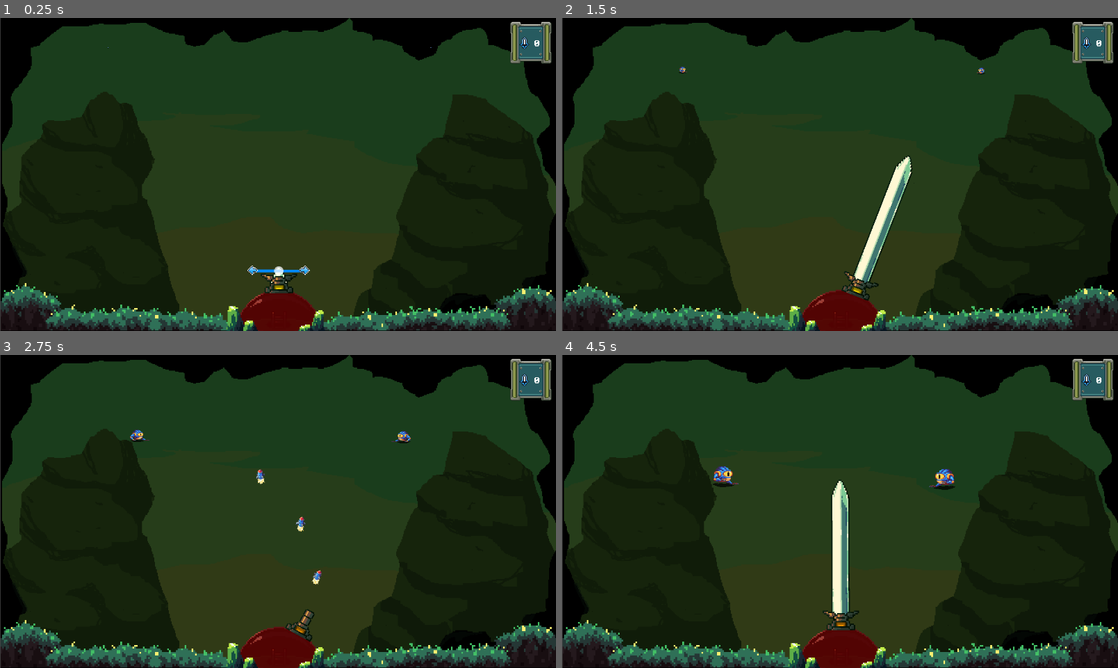
Above: before the commit, frames 1-4 (two rows, left to right).
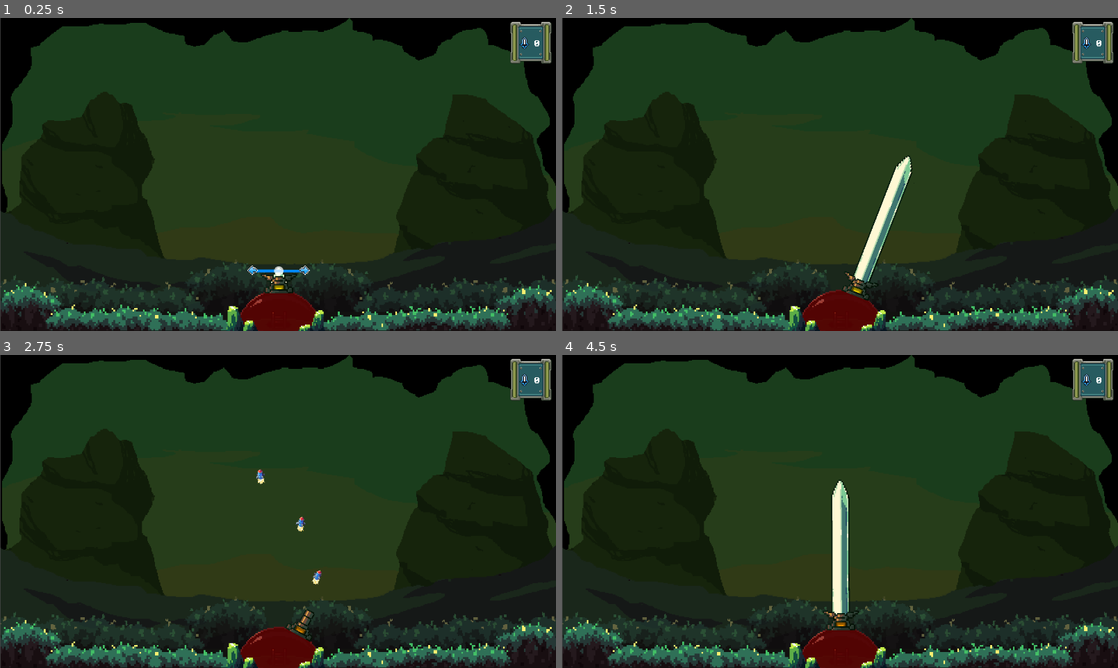
Above: after the commit, the same moments.

Repository: antoinenisoli/DomeSword_GWJ_2025
Game: Godot game, scene res://scenes/levels/game.tscn
Two runs of this game, one before a commit and one after it. Both use one fixed random seed, a clock stepped at 60 frames per second and the inputs below.
Inputs (mouse positions are in pixels of both pictures, inside the frame that each line leads up to):
- Up to frame 1 (0.25 s): no input
- Up to frame 2 (1.5 s): move the mouse to (962, 158) at 0.52 s; press the mouse at (962, 158) at 0.53 s; hold Right (move_right) 0.53-1.28 s; move the mouse to (728, 190) at 1.27 s; release the mouse at (728, 190) at 1.28 s; hold Left (move_left) from 1.28 s (still down); tap E (switch_weapon) at 1.35 s
- Up to frame 3 (2.75 s): move the mouse to (333, 442) at 2.02 s; release Left (move_left) at 2.03 s; press the mouse at (333, 442) at 2.03 s; hold Right (move_right) from 2.03 s (still down)
- Up to frame 4 (4.5 s): move the mouse to (812, 574) at 2.77 s; release the mouse at (812, 574) at 2.78 s; tap E (switch_weapon) at 2.85, 4.35 s; move the mouse to (1006, 558) at 3.52 s; release Right (move_right) at 3.53 s; press the mouse at (1006, 558) at 3.53 s; hold Left (move_left) from 3.53 s (still down); move the mouse to (673, 464) at 4.27 s; release the mouse at (673, 464) at 4.28 s

The runs differ from the first frame. In frame 1, 6.0% of the frame differs, in the area x 0-100%, y 9-98%; in frame 2, 5.9%; in frame 3, 6.1%; in frame 4, 6.4%, in the area x 0-100%, y 35-98%.

Commit message:
final background

Diff:
--- a/scenes/UI/game_ui.tscn
+++ b/scenes/UI/game_ui.tscn
@@ -209,14 +209,19 @@
 anchors_preset = 10
 anchor_right = 1.0
 offset_left = 51.0
-offset_top = 124.0
 offset_right = -36.0
-offset_bottom = 268.0
-grow_horizontal = 2
+offset_bottom = 296.0
+grow_horizontal = 2
+theme_override_fonts/normal_font = ExtResource("8_owrpm")
+theme_override_fonts/bold_font = ExtResource("4_5038c")
+theme_override_font_sizes/normal_font_size = 16
 bbcode_enabled = true
 text = "- [b]WASD / Arrow keys[/b] for controlling the active weapon
+
 - [b]Left Click / Space[/b] to use the active weapon
+
 - [b]E[/b] to switch active weapon
+
 - [b]Tab[/b] to pause the game"
 autowrap_mode = 2
 horizontal_alignment = 1
--- a/scenes/entities/frog_enemy.tscn
+++ b/scenes/entities/frog_enemy.tscn
@@ -13,7 +13,7 @@
 metadata/_custom_type_script = "uid://ckfsoeqxbgpdo"
 
 [sub_resource type="CircleShape2D" id="CircleShape2D_4ra3w"]
-radius = 16.0
+radius = 22.022715
 
 [sub_resource type="AtlasTexture" id="AtlasTexture_jr1g6"]
 atlas = ExtResource("4_56ym0")
--- a/scenes/levels/game.tscn
+++ b/scenes/levels/game.tscn
@@ -9,9 +9,8 @@
 [ext_resource type="PackedScene" uid="uid://hmo0bngnvdqj" path="res://scenes/entities/player/dome.tscn" id="7_7rg7d"]
 [ext_resource type="PackedScene" uid="uid://dvqd0ooccv04c" path="res://scenes/camera_2d.tscn" id="7_xmnyv"]
 [ext_resource type="Texture2D" uid="uid://d0oe0ioiyxgar" path="res://assets/sprites/dome/enviro/Foreground_01.png" id="9_oi2tv"]
+[ext_resource type="Texture2D" uid="uid://by7wkobibgtv7" path="res://assets/sprites/dome/enviro/background_placeholder3.png" id="10_r0gsk"]
 [ext_resource type="AudioStream" uid="uid://3ro1xk81esn2" path="res://assets/sounds/Parabola.mp3" id="10_uk881"]
-[ext_resource type="Texture2D" uid="uid://ccbisbkqt1r3c" path="res://assets/sprites/dome/enviro/background_placeholder.png" id="12_oi2tv"]
-[ext_resource type="PackedScene" uid="uid://byxfdf0x8un4k" path="res://scenes/entities/frog_enemy.tscn" id="13_eiv1w"]
 
 [sub_resource type="Resource" id="Resource_eiv1w"]
 script = ExtResource("2_fojqs")
@@ -49,18 +48,12 @@
 [node name="Spawners" type="Node2D" parent="."]
 
 [node name="EnemySpawner1" parent="Spawners" instance=ExtResource("6_p57ef")]
-position = Vector2(450, -101)
+position = Vector2(450, -25)
 cooldown_range = Vector2(5, 15)
 
 [node name="EnemySpawner2" parent="Spawners" instance=ExtResource("6_p57ef")]
-position = Vector2(-458, -162)
+position = Vector2(-458, -36)
 cooldown_range = Vector2(5, 15)
-
-[node name="Frog" parent="." instance=ExtResource("13_eiv1w")]
-position = Vector2(-260, -326)
-
-[node name="Frog2" parent="." instance=ExtResource("13_eiv1w")]
-position = Vector2(234, -326)
 
 [node name="Sounds" type="Node2D" parent="."]
 
@@ -79,7 +72,7 @@
 z_index = -4096
 position = Vector2(1.00001, -132.00002)
 scale = Vector2(1.325, 1.3333334)
-texture = ExtResource("12_oi2tv")
+texture = ExtResource("10_r0gsk")
 metadata/_edit_lock_ = true
 
 [node name="Foreground" type="Sprite2D" parent="_ART"]
--- a/scenes/weapons/turret.tscn
+++ b/scenes/weapons/turret.tscn
@@ -8,6 +8,7 @@
 script = ExtResource("1_83w2q")
 _shooting = NodePath("shoot")
 rotate_speed = 50.0
+rot_limit = 80.0
 match_enemies = Array[int]([0, 1])
 
 [node name="shoot" parent="." instance=ExtResource("3_538jk")]
--- a/scripts/Entities/Player/weapons/sword_controller.gd
+++ b/scripts/Entities/Player/weapons/sword_controller.gd
@@ -59,13 +59,15 @@
 
 func slash(delta) -> void:
     compute_velocity_curve(delta)
+    if target_velocity == 0:
+        return
+
     if weapon_support.anchor.global_rotation_degrees > rot_limit || weapon_support.anchor.global_rotation_degrees < -rot_limit:
         hit_bound()
 
 func charge_sword(axis: float) -> void:
     weapon_support.add_rot(-axis * preview_angle)
     var v = absf(force_slider.value) / max_power
-    print(v)
     for spr in weapon_support.sword_sprites:
         spr.self_modulate = charge_color.sample(v)
 
@@ -76,7 +78,6 @@
         if target_velocity == 0 && force_slider.value < force_slider.max_value && force_slider.value > force_slider.min_value:
             charge_sword(axis)
 
-        #weapon_support.add_rot(axis * power)
         #print("force: " + str(force_slider.value))
     pass
 
Binary file added: assets/sprites/dome/enviro/background_placeholder2.png
Not shown, added: assets/sprites/dome/enviro/background_placeholder2.png.import
Binary file added: assets/sprites/dome/enviro/background_placeholder3.png
Not shown, added: assets/sprites/dome/enviro/background_placeholder3.png.import
Not shown: 1 places in scenes/levels/game.tscn that only renumber resources
